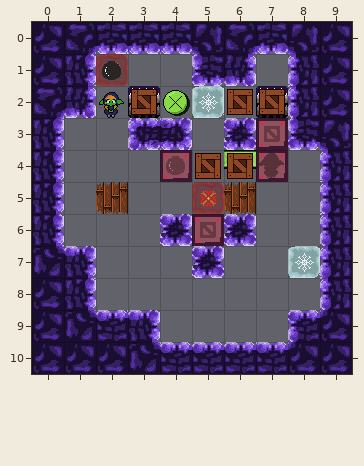
Tiled map, stored at maps/fases_mark/box_hard.tmx. Above, as it was before the edit.
Cells are 32x32 px. Shown: x 0..9, y 0..10.
After:
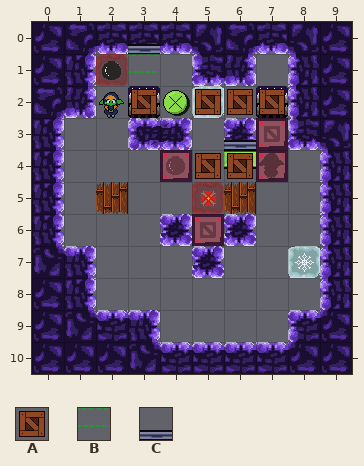
Key: from "Tileset_Oficial_V2": A 146, B 267, C 413.
_ is an empty cell.
Tiles of an added or newly shown layer are drawn over the layers below it.
The edit:
Changed rows in their new state; . is an unchanged cell.
Layer "dec" (added):
first column x 3:
 0 C...
 3 ...C
Layer "obj2":
first column x 3:
 1 B..
 2 ..A
Pixel boxes of the changes (left, top, right, bottom) in both pictures:
added: (128, 44, 160, 73)
added: (195, 89, 256, 150)
